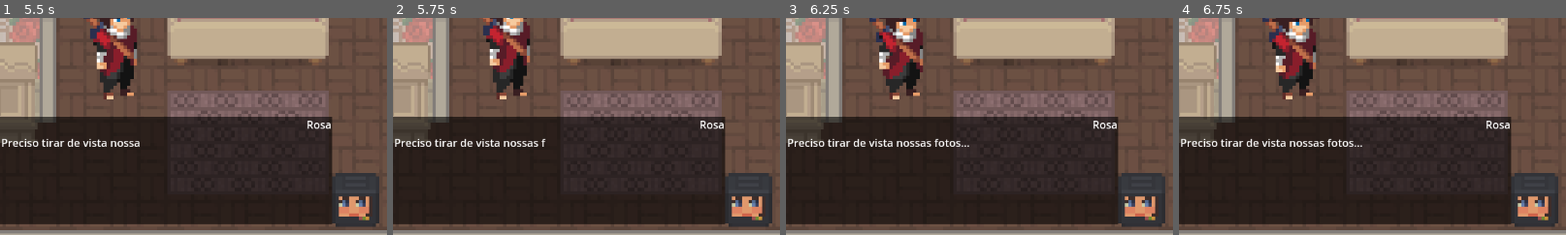
Above: before the commit, frames 1-4 (left to right).
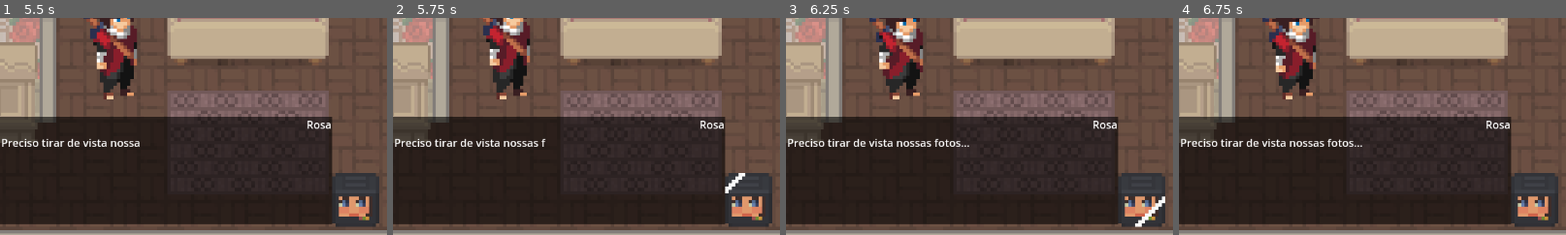
Above: after the commit, the same moments.

Repository: juacunha/rosa-e-margarida
Game: Godot game, scene res://Scenes/main.tscn
Same seed, same stepped clock (60 frames per second), same inputs: the game is played once before the commit and once after it.
Inputs:
- Up to frame 1 (5.5 s): click "Jogar" at 0.5 s; tap Enter (ui_accept) at 1.25, 1.52, 2, 2.27, 3.77, 4.52, 5.27 s; hold D (right) 1.28-2.03 s; tap E (interact) every 0.75 s from 1.35 to 5.1 s; hold S (down) 2.03-2.78 s; hold D (right) 2.78-3.53 s; hold W (up) 3.53-4.28 s; hold Left (left) from 4.28 s (still down)
- Up to frame 2 (5.75 s): keep holding Left (left)
- Up to frame 3 (6.25 s): release Left (left) at 5.78 s; hold S (down) from 5.78 s (still down); tap E (interact) at 5.85 s
- Up to frame 4 (6.75 s): release S (down) at 6.53 s; hold D (right) from 6.53 s (still down); tap E (interact) at 6.6 s
The pictures show only the part of the screen within x 35-85%, y 45-95%; the shares and areas given below are measured in that part.

Frame 1 is identical in both runs. In frame 2, 0.2% of the frame differs, in the area x 85-92%, y 71-81%; in frame 3, 0.3%, in the area x 90-98%, y 82-97%; in frame 4, nothing differs.

Commit message:
Added some comments

Diff:
--- a/Scenes/ObjetosInteragiveis/teste.tscn
+++ b/Scenes/ObjetosInteragiveis/teste.tscn
@@ -1,22 +1,229 @@
-[gd_scene load_steps=6 format=3 uid="uid://decn167jvo14r"]
+[gd_scene load_steps=35 format=3 uid="uid://decn167jvo14r"]
 
 [ext_resource type="Script" uid="uid://bre1nb46r2l2i" path="res://Scripts/obj.gd" id="1_w2l1y"]
 [ext_resource type="Resource" uid="uid://dxirkp3ckqb4x" path="res://Resources/interacao tv.tres" id="2_e1hpo"]
 [ext_resource type="Texture2D" uid="uid://ntvtq3vfty4k" path="res://Assets/Assets Casa/Assets Casa/Interagíveis/tv.png" id="3_ws3ya"]
+[ext_resource type="Texture2D" uid="uid://ttpw7jljgbh2" path="res://Assets/Assets Casa/Assets Casa/Interagíveis/tv brilhando-Sheet.png" id="4_ws3ya"]
+
+[sub_resource type="AtlasTexture" id="AtlasTexture_4imom"]
+atlas = ExtResource("3_ws3ya")
+region = Rect2(0, 0, 14, 16)
+
+[sub_resource type="AtlasTexture" id="AtlasTexture_wfq6a"]
+atlas = ExtResource("4_ws3ya")
+region = Rect2(0, 0, 14, 16)
+
+[sub_resource type="AtlasTexture" id="AtlasTexture_2byg5"]
+atlas = ExtResource("4_ws3ya")
+region = Rect2(18, 0, 14, 16)
+
+[sub_resource type="AtlasTexture" id="AtlasTexture_lf2vy"]
+atlas = ExtResource("4_ws3ya")
+region = Rect2(36, 0, 14, 16)
+
+[sub_resource type="AtlasTexture" id="AtlasTexture_a7axv"]
+atlas = ExtResource("4_ws3ya")
+region = Rect2(54, 0, 14, 16)
+
+[sub_resource type="AtlasTexture" id="AtlasTexture_5srrd"]
+atlas = ExtResource("4_ws3ya")
+region = Rect2(72, 0, 14, 16)
+
+[sub_resource type="AtlasTexture" id="AtlasTexture_7e5kh"]
+atlas = ExtResource("4_ws3ya")
+region = Rect2(90, 0, 14, 16)
+
+[sub_resource type="AtlasTexture" id="AtlasTexture_1mgxg"]
+atlas = ExtResource("4_ws3ya")
+region = Rect2(108, 0, 14, 16)
+
+[sub_resource type="AtlasTexture" id="AtlasTexture_o5qw2"]
+atlas = ExtResource("4_ws3ya")
+region = Rect2(126, 0, 14, 16)
+
+[sub_resource type="AtlasTexture" id="AtlasTexture_cvt5d"]
+atlas = ExtResource("4_ws3ya")
+region = Rect2(144, 0, 14, 16)
+
+[sub_resource type="AtlasTexture" id="AtlasTexture_53ahd"]
+atlas = ExtResource("4_ws3ya")
+region = Rect2(162, 0, 14, 16)
+
+[sub_resource type="AtlasTexture" id="AtlasTexture_oywry"]
+atlas = ExtResource("4_ws3ya")
+region = Rect2(180, 0, 14, 16)
+
+[sub_resource type="AtlasTexture" id="AtlasTexture_7jric"]
+atlas = ExtResource("4_ws3ya")
+region = Rect2(198, 0, 14, 16)
+
+[sub_resource type="AtlasTexture" id="AtlasTexture_4ifvm"]
+atlas = ExtResource("4_ws3ya")
+region = Rect2(216, 0, 14, 16)
+
+[sub_resource type="AtlasTexture" id="AtlasTexture_ou4wf"]
+atlas = ExtResource("4_ws3ya")
+region = Rect2(234, 0, 14, 16)
+
+[sub_resource type="AtlasTexture" id="AtlasTexture_qlo88"]
+atlas = ExtResource("4_ws3ya")
+region = Rect2(252, 0, 14, 16)
+
+[sub_resource type="AtlasTexture" id="AtlasTexture_js3ii"]
+atlas = ExtResource("4_ws3ya")
+region = Rect2(270, 0, 14, 16)
+
+[sub_resource type="AtlasTexture" id="AtlasTexture_ugbu0"]
+atlas = ExtResource("4_ws3ya")
+region = Rect2(288, 0, 14, 16)
+
+[sub_resource type="AtlasTexture" id="AtlasTexture_vumuh"]
+atlas = ExtResource("4_ws3ya")
+region = Rect2(306, 0, 14, 16)
+
+[sub_resource type="AtlasTexture" id="AtlasTexture_8p8uh"]
+atlas = ExtResource("4_ws3ya")
+region = Rect2(324, 0, 14, 16)
+
+[sub_resource type="AtlasTexture" id="AtlasTexture_rkrer"]
+atlas = ExtResource("4_ws3ya")
+region = Rect2(342, 0, 14, 16)
+
+[sub_resource type="AtlasTexture" id="AtlasTexture_nhkx6"]
+atlas = ExtResource("4_ws3ya")
+region = Rect2(360, 0, 14, 16)
+
+[sub_resource type="AtlasTexture" id="AtlasTexture_kjppy"]
+atlas = ExtResource("4_ws3ya")
+region = Rect2(378, 0, 14, 16)
+
+[sub_resource type="AtlasTexture" id="AtlasTexture_vm8nh"]
+atlas = ExtResource("4_ws3ya")
+region = Rect2(396, 0, 14, 16)
+
+[sub_resource type="AtlasTexture" id="AtlasTexture_orv2w"]
+atlas = ExtResource("4_ws3ya")
+region = Rect2(414, 0, 14, 16)
+
+[sub_resource type="AtlasTexture" id="AtlasTexture_mm21i"]
+atlas = ExtResource("4_ws3ya")
+region = Rect2(432, 0, 14, 16)
+
+[sub_resource type="AtlasTexture" id="AtlasTexture_fklxm"]
+atlas = ExtResource("4_ws3ya")
+region = Rect2(450, 0, 14, 16)
+
+[sub_resource type="SpriteFrames" id="SpriteFrames_xsaib"]
+animations = [{
+"frames": [{
+"duration": 1.0,
+"texture": SubResource("AtlasTexture_4imom")
+}],
+"loop": true,
+"name": &"idle",
+"speed": 5.0
+}, {
+"frames": [{
+"duration": 1.0,
+"texture": SubResource("AtlasTexture_wfq6a")
+}, {
+"duration": 1.0,
+"texture": SubResource("AtlasTexture_2byg5")
+}, {
+"duration": 1.0,
+"texture": SubResource("AtlasTexture_lf2vy")
+}, {
+"duration": 1.0,
+"texture": SubResource("AtlasTexture_a7axv")
+}, {
+"duration": 1.0,
+"texture": SubResource("AtlasTexture_5srrd")
+}, {
+"duration": 1.0,
+"texture": SubResource("AtlasTexture_7e5kh")
+}, {
+"duration": 1.0,
+"texture": SubResource("AtlasTexture_1mgxg")
+}, {
+"duration": 1.0,
+"texture": SubResource("AtlasTexture_o5qw2")
+}, {
+"duration": 1.0,
+"texture": SubResource("AtlasTexture_cvt5d")
+}, {
+"duration": 1.0,
+"texture": SubResource("AtlasTexture_53ahd")
+}, {
+"duration": 1.0,
+"texture": SubResource("AtlasTexture_oywry")
+}, {
+"duration": 1.0,
+"texture": SubResource("AtlasTexture_7jric")
+}, {
+"duration": 1.0,
+"texture": SubResource("AtlasTexture_4ifvm")
+}, {
+"duration": 1.0,
+"texture": SubResource("AtlasTexture_ou4wf")
+}, {
+"duration": 1.0,
+"texture": SubResource("AtlasTexture_qlo88")
+}, {
+"duration": 1.0,
+"texture": SubResource("AtlasTexture_js3ii")
+}, {
+"duration": 1.0,
+"texture": SubResource("AtlasTexture_ugbu0")
+}, {
+"duration": 1.0,
+"texture": SubResource("AtlasTexture_vumuh")
+}, {
+"duration": 1.0,
+"texture": SubResource("AtlasTexture_8p8uh")
+}, {
+"duration": 1.0,
+"texture": SubResource("AtlasTexture_rkrer")
+}, {
+"duration": 1.0,
+"texture": SubResource("AtlasTexture_nhkx6")
+}, {
+"duration": 1.0,
+"texture": SubResource("AtlasTexture_kjppy")
+}, {
+"duration": 1.0,
+"texture": SubResource("AtlasTexture_vm8nh")
+}, {
+"duration": 1.0,
+"texture": SubResource("AtlasTexture_orv2w")
+}, {
+"duration": 1.0,
+"texture": SubResource("AtlasTexture_mm21i")
+}, {
+"duration": 1.0,
+"texture": SubResource("AtlasTexture_fklxm")
+}],
+"loop": false,
+"name": &"shine",
+"speed": 30.0
+}]
 
 [sub_resource type="RectangleShape2D" id="RectangleShape2D_4imom"]
 size = Vector2(14, 16)
 
 [sub_resource type="CircleShape2D" id="CircleShape2D_wfq6a"]
-radius = 38.0132
+radius = 24.0
 
 [node name="Teste" type="StaticBody2D"]
 collision_mask = 0
 script = ExtResource("1_w2l1y")
 dialog = ExtResource("2_e1hpo")
 
-[node name="Sprite2D" type="Sprite2D" parent="."]
-texture = ExtResource("3_ws3ya")
+[node name="AnimatedSprite2D" type="AnimatedSprite2D" parent="."]
+sprite_frames = SubResource("SpriteFrames_xsaib")
+animation = &"shine"
+autoplay = "idle"
+frame = 25
+frame_progress = 1.0
 
 [node name="CollisionShape2D" type="CollisionShape2D" parent="."]
 shape = SubResource("RectangleShape2D_4imom")
@@ -28,5 +235,10 @@
 [node name="CollisionShape2D" type="CollisionShape2D" parent="Area2D"]
 shape = SubResource("CircleShape2D_wfq6a")
 
+[node name="Timer" type="Timer" parent="."]
+wait_time = 3.0
+autostart = true
+
 [connection signal="body_entered" from="Area2D" to="." method="_on_area_2d_body_entered"]
 [connection signal="body_exited" from="Area2D" to="." method="_on_area_2d_body_exited"]
+[connection signal="timeout" from="Timer" to="." method="_on_timer_timeout"]
--- a/Scenes/banheiro.tscn
+++ b/Scenes/banheiro.tscn
@@ -259,4 +259,6 @@
 [node name="Quarto" type="Marker2D" parent="Surgimentos"]
 position = Vector2(-32, 45)
 
+[node name="ObjetosInteragiveis" type="Node2D" parent="."]
+
 [editable path="Portas/PortaQuarto"]
--- a/Scenes/jardim.tscn
+++ b/Scenes/jardim.tscn
@@ -278,3 +278,5 @@
 
 [node name="Sala" type="Marker2D" parent="Surgimentos"]
 position = Vector2(31, 57)
+
+[node name="ObjetosInteragiveis" type="Node2D" parent="."]
--- a/Scenes/obj.tscn
+++ b/Scenes/obj.tscn
@@ -5,7 +5,7 @@
 [node name="Obj" type="StaticBody2D"]
 script = ExtResource("1_2v6mm")
 
-[node name="Sprite2D" type="Sprite2D" parent="."]
+[node name="AnimatedSprite2D" type="AnimatedSprite2D" parent="."]
 
 [node name="CollisionShape2D" type="CollisionShape2D" parent="."]
 
--- a/Scenes/player.tscn
+++ b/Scenes/player.tscn
@@ -11,7 +11,7 @@
 [ext_resource type="Texture2D" uid="uid://l6273dlba8t0" path="res://Assets/PlaceHolders/FREE_Adventurer 2D Pixel Art/Sprites/RUN/run_up.png" id="9_qqcod"]
 
 [sub_resource type="CircleShape2D" id="CircleShape2D_igrcy"]
-radius = 5.0
+radius = 3.0
 
 [sub_resource type="CircleShape2D" id="CircleShape2D_l6n3p"]
 radius = 23.0
@@ -512,7 +512,7 @@
 script = ExtResource("1_f1ek2")
 
 [node name="CollisionShape2D" type="CollisionShape2D" parent="."]
-position = Vector2(0, 12)
+position = Vector2(0, 14)
 shape = SubResource("CircleShape2D_igrcy")
 
 [node name="InteractableArea" type="Area2D" parent="."]
--- a/Scenes/sala_cozinha.tscn
+++ b/Scenes/sala_cozinha.tscn
@@ -479,3 +479,5 @@
 
 [node name="Jardim" type="Marker2D" parent="Surgimento"]
 position = Vector2(-20, -5)
+
+[node name="ObjetosInteragiveis" type="Node2D" parent="."]
--- /dev/null
+++ b/Screens/album.tscn
@@ -0,0 +1,56 @@
+[gd_scene load_steps=4 format=3 uid="uid://oau8obo3tb2o"]
+
+[ext_resource type="Script" uid="uid://dus70ajbpyx1c" path="res://Scripts/album.gd" id="1_7sqki"]
+[ext_resource type="Texture2D" uid="uid://dpfxq55ad1v01" path="res://Assets/Assets Casa/Assets Casa/Portas e Janelas/porta quarto.png" id="2_a8xvf"]
+[ext_resource type="Texture2D" uid="uid://g1kh6q12s4wp" path="res://Assets/Assets Casa/Assets Casa/Portas e Janelas/porta cozinha.png" id="3_eww18"]
+
+[node name="Album" type="Control"]
+layout_mode = 3
+anchors_preset = 15
+anchor_right = 1.0
+anchor_bottom = 1.0
+grow_horizontal = 2
+grow_vertical = 2
+script = ExtResource("1_7sqki")
+
+[node name="ColorRect" type="ColorRect" parent="."]
+layout_mode = 1
+anchors_preset = 15
+anchor_right = 1.0
+anchor_bottom = 1.0
+grow_horizontal = 2
+grow_vertical = 2
+
+[node name="HBoxContainer" type="HBoxContainer" parent="."]
+layout_mode = 1
+anchors_preset = 15
+anchor_right = 1.0
+anchor_bottom = 1.0
+grow_horizontal = 2
+grow_vertical = 2
+
+[node name="Pagina1" type="VBoxContainer" parent="HBoxContainer"]
+custom_minimum_size = Vector2(384, 0)
+layout_mode = 2
+
+[node name="TextureRect" type="TextureRect" parent="HBoxContainer/Pagina1"]
+custom_minimum_size = Vector2(0, 300)
+layout_mode = 2
+texture = ExtResource("2_a8xvf")
+expand_mode = 1
+stretch_mode = 5
+
+[node name="Pagina2" type="VBoxContainer" parent="HBoxContainer"]
+custom_minimum_size = Vector2(384, 0)
+layout_mode = 2
+
+[node name="TextureRect" type="TextureRect" parent="HBoxContainer/Pagina2"]
+custom_minimum_size = Vector2(0, 300)
+layout_mode = 2
+texture = ExtResource("3_eww18")
+expand_mode = 1
+stretch_mode = 5
+
+[node name="Fotos" type="VBoxContainer" parent="HBoxContainer"]
+custom_minimum_size = Vector2(380, 0)
+layout_mode = 2
--- /dev/null
+++ b/Scripts/album.gd
@@ -0,0 +1,5 @@
+extends Control
+
+func _ready() -> void:
+	# Aqui devemos habilitar o mouse para poder interagir com as fotos
+	pass
--- a/Scripts/banheiro.gd
+++ b/Scripts/banheiro.gd
@@ -3,6 +3,7 @@
 # Referência aos Nós filhos
 @onready var porta_quarto: Door = $Portas/PortaQuarto
 @onready var surgimento_quarto: Marker2D = $Surgimentos/Quarto
+@onready var objetos_interagiveis: Node2D = $ObjetosInteragiveis
 
 
 signal change_scene(scene: String)
@@ -18,3 +19,6 @@
 func move_player(last_room: String, player: Player) -> void:
 	if last_room == "Quarto":
 		player.global_position = surgimento_quarto.global_position
+
+func get_obj():
+	return objetos_interagiveis.get_children()
--- a/Scripts/jardim.gd
+++ b/Scripts/jardim.gd
@@ -3,6 +3,7 @@
 # Referência aos Nós filhos
 @onready var porta_sala: Door = $Portas/PortaSala
 @onready var sala: Marker2D = $Surgimentos/Sala
+@onready var objetos_interagiveis: Node2D = $ObjetosInteragiveis
 
 
 signal change_scene(scene: String)
@@ -19,3 +20,5 @@
 func move_player(last_room: String, player: Player) -> void:
 	if last_room == "Sala":
 		player.global_position = sala.global_position
+func get_obj():
+	return objetos_interagiveis.get_children()
--- a/Scripts/main.gd
+++ b/Scripts/main.gd
@@ -52,12 +52,15 @@
 	connect_to_objects(new)
 
 	if new is Sala:
+
 		if not LAST_ROOM:
 			LAST_ROOM = "Inicial"
 			player = PLAYER.instantiate()
 			add_child(player)
 			player.playable(true)
 			object_interaction(dialogo_inicial, null)
+		else:
+			player.playable(true)
 		new.move_player(LAST_ROOM, player)
 		LAST_ROOM = new.name
 
--- a/Scripts/obj.gd
+++ b/Scripts/obj.gd
@@ -4,9 +4,19 @@
 @export_category("Informações")
 @export var dialog: CompleteDialogData
 @export var can_be_interacted: bool = true
+@export var timer_animacao_brilho: float = 6.0
 #Aqui também terá que ser inserido as informações de cartas e fotos
 
+
+@onready var animated_sprite_2d: AnimatedSprite2D = $AnimatedSprite2D
+@onready var timer: Timer = $Timer
+
+var already_interacted = false
+
 signal interacted(data, dono)
+
+func _ready() -> void:
+	timer.wait_time = timer_animacao_brilho
 
 func get_dialog() -> CompleteDialogData:
 	if can_be_interacted:
@@ -15,6 +25,8 @@
 
 func interact(_dono) -> void:
 	interacted.emit(dialog, self)
+	already_interacted = true
+
 
 func _on_area_2d_body_entered(body: Node2D) -> void:
 	if body is Player:
@@ -24,3 +36,10 @@
 func _on_area_2d_body_exited(body: Node2D) -> void:
 	if body is Player:
 		body.interaction.disconnect(interact)
+
+
+func _on_timer_timeout() -> void:
+	if can_be_interacted and not already_interacted:
+		animated_sprite_2d.play("shine")
+		await animated_sprite_2d.animation_finished
+		animated_sprite_2d.play("idle")
--- a/Scripts/sala.gd
+++ b/Scripts/sala.gd
@@ -1,2 +1,4 @@
 extends Node2D
+# Script apenas para criar a classe Sala, isso tornará mais fácil de saber quando uma troca de cena é para uma
+# cena de jogo (Sala) ou uma cena de pause, menu ou fim de jogo.
 class_name Sala
--- a/Scripts/sala_cozinha.gd
+++ b/Scripts/sala_cozinha.gd
@@ -1,26 +1,33 @@
-extends Sala # O Quarto é uma Sala.
+extends Sala # A Sala Cozinha é uma Sala.
 
 # Referência aos Nós filhos
 @onready var porta_quarto: Door = $Portas/PortaQuarto
 @onready var porta_jardim: Door = $Portas/PortaJardim
 @onready var quarto: Marker2D = $Surgimento/Quarto
 @onready var jardim: Marker2D = $Surgimento/Jardim
+@onready var objetos_interagiveis: Node2D = $ObjetosInteragiveis
 
-
-
+# Sinal para avisar que pode trocar de cena, pois uma porta foi interagida
 signal change_scene(scene: String)
 
+# Conecta com os nós das portas, para saber quando elas forem interagidas
 func _ready() -> void:
 	porta_quarto.door_opened.connect(change_scene_func)
 	porta_jardim.door_opened.connect(change_scene_func)
 
+# Função que emite o sinal de troca de cena de acordo com a porta que foi interagida
 func change_scene_func(dono) -> void:
 	if porta_quarto == dono:
 		change_scene.emit("Quarto")
 	elif porta_jardim == dono:
 		change_scene.emit("Jardim")
 
-# Função para inserir o jogador na posição correta
+# Função que retorna todos os objetos interagiveis
+# Essa função é chamada pela Main para conseguir se conectar aos objetos e poder chamar as funções de dialogo, cartas e fotos
+func get_obj():
+	return objetos_interagiveis.get_children()
+
+# Função para inserir o jogador na posição correta de acordo com a ultima sala que ele esteve
 func move_player(last_room: String, player: Player) -> void:
 	if last_room == "Quarto":
 		player.global_position = quarto.global_position
--- a/Scripts/transition_screen.gd
+++ b/Scripts/transition_screen.gd
@@ -1,14 +1,23 @@
 extends CanvasLayer
 
+# Esse script é responsável por gerenciar a transição de tela.
+# Em resumo ele apenas muda a visibilidade ed um ColorRect para dar um efeito de fade in e fade out
+
+# Sinal para avisar que a transição acabou
 signal on_transition_finished
 
+# Referência aos nós da cena
 @onready var color_rect: ColorRect = $ColorRect
 @onready var animation_player: AnimationPlayer = $AnimationPlayer
 
+# Função ready, torna o color rect invisivel e conecta o sinal de fim da animacao do animation player
 func _ready() -> void:
 	color_rect.visible = false
 	animation_player.animation_finished.connect(_on_animation_finished)
 
+# Decide qual animação deve iniciar de acordo com a que acabou.
+# Se estava tocando a fade to black, comece a animacao fade to normal e emite o sinal de fim da transição
+# Dessa forma, a cena Main irá saber quando deve trocar a cena
 func _on_animation_finished(anim_name):
 	if anim_name == "fade_to_black":
 		on_transition_finished.emit()
@@ -16,6 +25,7 @@
 	elif anim_name == "fade_to_normal":
 		color_rect.visible = false
 
+# Função que inicia a transição
 func transition():
 	color_rect.visible = true
 	animation_player.play("fade_to_black")
Not shown, added: Scripts/album.gd.uid
